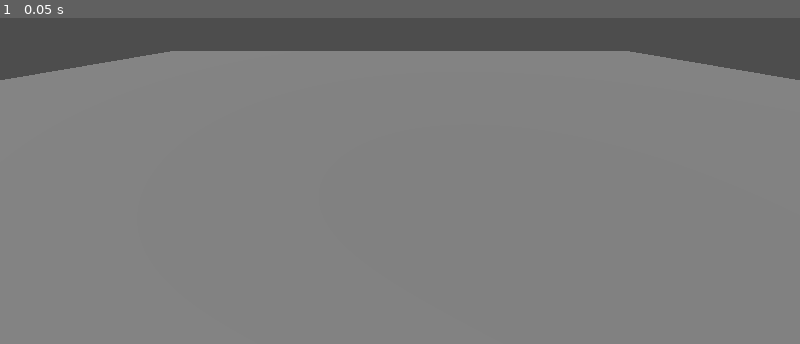
Above: before the commit, frame 1.
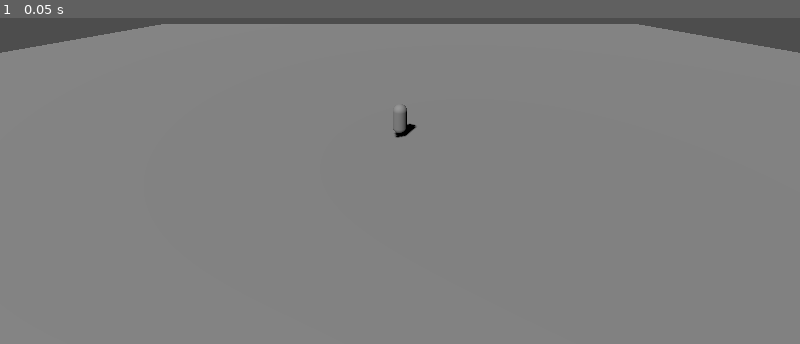
Above: after the commit, the same moment.

Repository: mohammedfmamandadi7-lab/Lost-Island
Game: Godot game, scene res://Main.tscn
Two runs of this game, one before a commit and one after it. Both use one fixed random seed, a clock stepped at 60 frames per second and the inputs below.
Inputs:
- Up to frame 1 (0.05 s): no input

The runs differ from the first frame. In frame 1, 8.5% of the frame differs, in the area x 0-100%, y 1-37%.

Commit message:
Update Main.tscn

Diff:
--- a/Main.tscn
+++ b/Main.tscn
@@ -1,4 +1,7 @@
-[gd_scene load_steps=2 format=3]
+
+[gd_scene load_steps=3 format=3]
+
+[ext_resource type="PackedScene" path="res://Player.tscn" id="1_player"]
 
 [sub_resource type="PlaneMesh" id="PlaneMesh_1"]
 size = Vector2(100, 100)
@@ -8,8 +11,12 @@
 [node name="Ground" type="MeshInstance3D" parent="."]
 mesh = SubResource("PlaneMesh_1")
 
+[node name="Player" parent="." instance=ExtResource("1_player")]
+position = Vector3(0, 1, 0)
+
 [node name="Camera3D" type="Camera3D" parent="."]
-transform = Transform3D(1, 0, 0, 0, 0.939693, 0.34202, 0, -0.34202, 0.939693, 0, 8, 15)
+position = Vector3(0, 8, 15)
+rotation_degrees = Vector3(-25, 0, 0)
 current = true
 
 [node name="DirectionalLight3D" type="DirectionalLight3D" parent="."]
